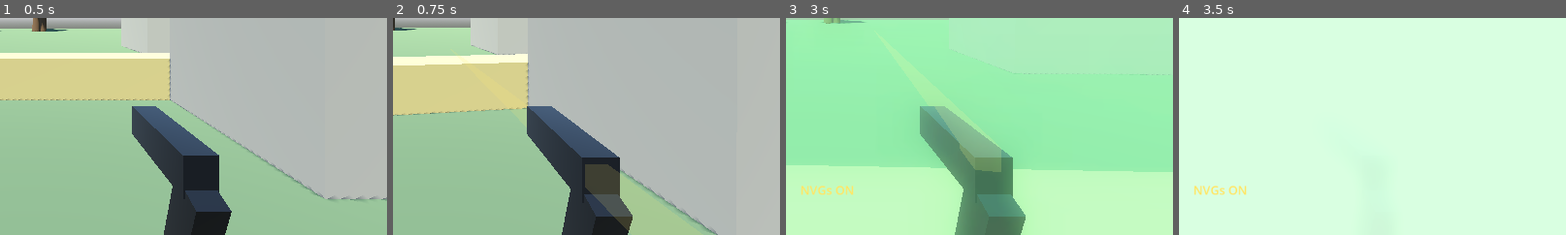
Above: before the commit, frames 1-4 (left to right).
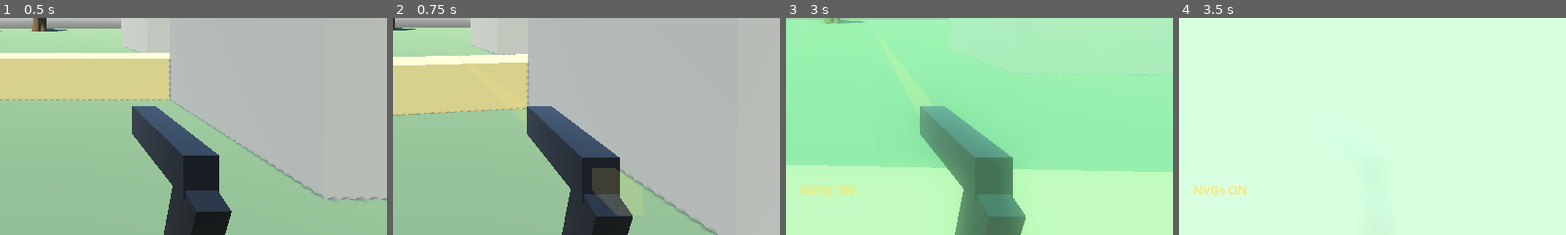
Above: after the commit, the same moments.

Repository: aepibailey/Zombie-Game
Game: Godot game, scene res://scenes/Main.tscn
The game is run twice, just before and just after one commit, with the same random seed, the same clock (stepped at 60 frames per second) and the same inputs.
Inputs (mouse positions are % of the whole screen's width and height, from its top left):
- Up to frame 1 (0.5 s): no input
- Up to frame 2 (0.75 s): tap Enter at 0.5 s; move the mouse to (55, 50) at 0.52 s; hold W from 0.53 s (still down); hold E (interact) from 0.53 s (still down); click (55, 50) at 0.67 s
- Up to frame 3 (3 s): keep holding W; move the mouse to (45, 50) at 1.27 s; release E (interact) at 1.28 s; tap Y at 1.35 s; tap Space at 2 s; move the mouse to (52, 48) at 2.02 s; tap N at 2.1 s; tap Enter at 2.75 s; move the mouse to (49, 52) at 2.77 s; tap G at 2.85 s; click (49, 52) at 2.92 s
- Up to frame 4 (3.5 s): keep holding W
The pictures show only the part of the screen within x 45-95%, y 50-100%; the shares and areas given below are measured in that part.

Frame 1 is identical in both runs. In frame 2, 0.6% of the frame differs, in the area x 49-62%, y 67-99%; in frame 3, 2.2%, in the area x 38-56%, y 40-71%; in frame 4, nothing differs.

Commit message:
Pass 05 §1-§2: fix laser origin/termination, add long-range visibility
§1 Origin and termination:
- Root cause of the floating origin: _muzzle_position() returned a hardcoded
  camera-space offset (0.2, -0.18, -0.35) matching neither the hip pose
  (~0.22, -0.22, -0.63) nor the ADS pose, and tracking neither ADS transitions
  nor recoil - so the beam started above/left of the weapon, near the eye.
  Replaced with a real "Muzzle" Marker3D parented to the viewmodel, which
  inherits the ADS pose, recoil kick and bob for free.
- Root cause of the missing terminator: the dot was a surface-aligned quad
  oriented with look_at(hit + normal), pointing its front face INTO the
  surface; with default back-face culling it was invisible from the player's
  side, so the beam appeared never to terminate.
- The raycast was returning hits correctly. The ray still originates at the
  camera and the beam is drawn muzzle -> hit, giving correct convergence.
- Laser ray now uses the gunfire mask so the dot lands on zombies too.

§2 Long-range visibility:
- Screen-space size floor for dot and beam (world size scaled by distance
  below a minimum viewport fraction) so neither goes sub-pixel across the map.
- Dot rebuilt as a billboarded, additively-blended emissive core plus a soft
  radial falloff halo, so it reads as scattered glow and blooms under NVGs.
  Billboards avoid the culling/grazing-angle failure of surface-aligned quads.
- Red dot/emission increased substantially; IR raised too but kept
  proportionally dimmer so the stealth tradeoff stays real.
- New @export tunables: dot_min_screen_frac, beam_min_screen_frac,
  dot_halo_scale, dot_halo_falloff, dot_halo_alpha.

Co-Authored-By: Claude Opus 4.8 <noreply@anthropic.com>
Claude-Session: https://claude.ai/code/session_01GYUJQnPzi923Fa9UGz9bkd

Diff:
--- a/scripts/Player.gd
+++ b/scripts/Player.gd
@@ -48,13 +48,25 @@
 # obvious tradeoff against the 10m detection rule.
 @export var laser_red_beam_radius: float = 0.012
 @export var laser_red_beam_alpha: float = 0.35
-@export var laser_red_emission: float = 4.0
-@export var laser_red_dot_size: float = 0.04
-# IR: rendered ONLY when NVGs are on. Dim, thin, disciplined.
+@export var laser_red_emission: float = 7.0
+@export var laser_red_dot_size: float = 0.075
+# IR: rendered ONLY when NVGs are on. Dimmer than red at every range, so the
+# visibility-vs-stealth tradeoff stays real.
 @export var laser_ir_beam_radius: float = 0.006
 @export var laser_ir_beam_alpha: float = 0.15
-@export var laser_ir_emission: float = 1.2
-@export var laser_ir_dot_size: float = 0.025
+@export var laser_ir_emission: float = 2.2
+@export var laser_ir_dot_size: float = 0.045
+
+# --- Long-range visibility -------------------------------------------------
+## Minimum apparent size as a fraction of viewport height. Below this the dot
+## is grown in world space so it never shrinks to sub-pixel at 60m+.
+## 0.009 ~= 10px at 1080p.
+@export var dot_min_screen_frac: float = 0.009
+@export var beam_min_screen_frac: float = 0.0016
+## Soft halo drawn behind the core: radius multiple, and how quickly it fades.
+@export var dot_halo_scale: float = 3.2
+@export var dot_halo_falloff: float = 2.2   # higher = tighter core, softer edge
+@export var dot_halo_alpha: float = 0.55
 
 # --- Weapon tuning (per-weapon stats live in WeaponData / Arsenal) --------
 ## Weapon rays hit the world (layer 1) and zombie head hitboxes (layer 3).
@@ -138,11 +150,15 @@
 var _muzzle_timer := 0.0
 var _vm_recoil := 0.0
 var _muzzle_flash: Node3D
+var _muzzle_marker: Marker3D
 var _viewmodel: Node3D
 var _laser_beam: MeshInstance3D
 var _laser_beam_mat: StandardMaterial3D
-var _laser_dot: MeshInstance3D
+var _laser_dot: Node3D
+var _laser_core: MeshInstance3D
+var _laser_halo: MeshInstance3D
 var _laser_dot_mat: StandardMaterial3D
+var _laser_halo_mat: StandardMaterial3D
 ## Set by Main when NVGs toggle — the IR laser is only rendered under NVGs.
 var nvg_active := false
 var _sfx_fire: AudioStreamPlayer
@@ -162,6 +178,10 @@
 	_build_laser()
 	_set_mouse_captured(true)
 	laser_ray.target_position = Vector3(0, 0, -LASER_MAX_DRAW)
+	# Same mask as gunfire so the dot lands on zombies (bodies + head hitboxes)
+	# and not just world geometry.
+	laser_ray.collision_mask = HIT_MASK
+	laser_ray.collide_with_areas = true
 	_build_listener()
 	_build_viewmodel()
 	_build_audio()
@@ -624,17 +644,67 @@
 	_laser_beam.visible = false
 	add_child(_laser_beam)
 
-	# Dot: a quad laid flat on the impact surface (aligned to its normal).
-	_laser_dot = MeshInstance3D.new()
-	var quad := QuadMesh.new()
-	quad.size = Vector2.ONE
-	_laser_dot.mesh = quad
-	_laser_dot.cast_shadow = GeometryInstance3D.SHADOW_CASTING_SETTING_OFF
+	# Dot: a bright core plus a soft falloff halo. Both are BILLBOARDED and
+	# additively blended so they read as scattered glow rather than a flat
+	# disc — and, critically, a billboard can't be back-face culled or vanish
+	# at grazing angles the way a surface-aligned quad does.
+	_laser_dot = Node3D.new()
 	_laser_dot.top_level = true
-	_laser_dot_mat = _laser_material()
-	_laser_dot.material_override = _laser_dot_mat
 	_laser_dot.visible = false
 	add_child(_laser_dot)
+
+	_laser_halo = MeshInstance3D.new()
+	var hquad := QuadMesh.new()
+	hquad.size = Vector2.ONE
+	_laser_halo.mesh = hquad
+	_laser_halo.cast_shadow = GeometryInstance3D.SHADOW_CASTING_SETTING_OFF
+	_laser_halo_mat = _glow_material(_radial_falloff_texture(dot_halo_falloff))
+	_laser_halo.material_override = _laser_halo_mat
+	_laser_dot.add_child(_laser_halo)
+
+	_laser_core = MeshInstance3D.new()
+	var cquad := QuadMesh.new()
+	cquad.size = Vector2.ONE
+	_laser_core.mesh = cquad
+	_laser_core.cast_shadow = GeometryInstance3D.SHADOW_CASTING_SETTING_OFF
+	_laser_dot_mat = _glow_material(_radial_falloff_texture(0.9))
+	_laser_core.material_override = _laser_dot_mat
+	_laser_dot.add_child(_laser_core)
+
+## Radial white->transparent texture. `falloff` shapes the edge: higher values
+## keep the centre solid longer and fade out more gradually.
+func _radial_falloff_texture(falloff: float) -> GradientTexture2D:
+	var g := Gradient.new()
+	g.set_offset(0, 0.0)
+	g.set_color(0, Color(1, 1, 1, 1))
+	g.set_offset(1, 1.0)
+	g.set_color(1, Color(1, 1, 1, 0))
+	# Extra midpoint so the falloff curves instead of ramping linearly.
+	var mid: float = clampf(1.0 / maxf(1.0, falloff), 0.05, 0.95)
+	g.add_point(mid, Color(1, 1, 1, 0.45))
+
+	var t := GradientTexture2D.new()
+	t.gradient = g
+	t.fill = GradientTexture2D.FILL_RADIAL
+	t.fill_from = Vector2(0.5, 0.5)
+	t.fill_to = Vector2(1.0, 0.5)
+	t.width = 64
+	t.height = 64
+	return t
+
+## Additive, unshaded, billboarded — blooms naturally under the NVG glow pass.
+func _glow_material(tex: Texture2D) -> StandardMaterial3D:
+	var m := StandardMaterial3D.new()
+	m.shading_mode = BaseMaterial3D.SHADING_MODE_UNSHADED
+	m.transparency = BaseMaterial3D.TRANSPARENCY_ALPHA
+	m.blend_mode = BaseMaterial3D.BLEND_MODE_ADD
+	m.billboard_mode = BaseMaterial3D.BILLBOARD_ENABLED
+	m.cull_mode = BaseMaterial3D.CULL_DISABLED
+	m.disable_receive_shadows = true
+	m.no_depth_test = false
+	m.albedo_texture = tex
+	m.emission_enabled = true
+	return m
 
 func _laser_material() -> StandardMaterial3D:
 	var m := StandardMaterial3D.new()
@@ -673,9 +743,13 @@
 	_laser_dot_mat.albedo_color = Color(color.r, color.g, color.b, 1.0)
 	_laser_dot_mat.emission = color
 	_laser_dot_mat.emission_energy_multiplier = emission
-
-	# The beam starts at the muzzle and STOPS at the hit — it never passes
-	# through geometry.
+	_laser_halo_mat.albedo_color = Color(color.r, color.g, color.b, dot_halo_alpha)
+	_laser_halo_mat.emission = color
+	_laser_halo_mat.emission_energy_multiplier = emission * 0.6
+
+	# The RAY comes from the camera (so it matches point of aim); the BEAM is
+	# drawn from the muzzle to that hit point. The resulting offset — large up
+	# close, converging at distance — is correct for a weapon-mounted laser.
 	var from := _muzzle_position()
 	laser_ray.force_raycast_update()
 	var hit_point: Vector3
@@ -685,6 +759,7 @@
 		hit_point = laser_ray.get_collision_point()
 		normal = laser_ray.get_collision_normal()
 	else:
+		# Nothing in range: draw to the max-range point along the ray.
 		hit_point = laser_ray.global_position + \
 			(-laser_ray.global_transform.basis.z) * LASER_MAX_DRAW
 
@@ -694,6 +769,14 @@
 		_laser_beam.visible = false
 		_laser_dot.visible = false
 		return
+
+	# Distance compensation: keep a minimum apparent size on screen so neither
+	# the beam nor the dot shrinks to sub-pixel across the map.
+	var eye := camera.global_position
+	var dot_dist := eye.distance_to(hit_point)
+	var screen_k := 2.0 * tan(deg_to_rad(camera.fov) * 0.5)
+	var core_size: float = maxf(dot_size, dot_min_screen_frac * dot_dist * screen_k)
+	var beam_radius: float = maxf(beam_r, beam_min_screen_frac * dot_dist * screen_k)
 
 	# Orient the cylinder (local +Y) along the beam.
 	_laser_beam.global_position = from + seg * 0.5
@@ -702,28 +785,27 @@
 		up_ref = Vector3.RIGHT
 	_laser_beam.look_at(hit_point, up_ref)
 	_laser_beam.rotate_object_local(Vector3.RIGHT, PI * 0.5)
-	_laser_beam.scale = Vector3(beam_r, length, beam_r)
+	_laser_beam.scale = Vector3(beam_radius, length, beam_radius)
 	_laser_beam.visible = true
 
-	# Dot sits on the surface, facing along its normal, nudged off the face to
-	# avoid z-fighting.
+	# Dot: billboarded core + halo, nudged off the surface to avoid z-fighting.
+	# Only drawn where the beam actually terminates on geometry.
 	if hit_something:
-		_laser_dot.global_position = hit_point + normal * 0.01
-		var dot_up := Vector3.UP
-		if absf(normal.dot(Vector3.UP)) > 0.99:
-			dot_up = Vector3.RIGHT
-		_laser_dot.look_at(hit_point + normal, dot_up)
-		_laser_dot.scale = Vector3(dot_size, dot_size, 1.0)
+		_laser_dot.global_position = hit_point + normal * 0.02
+		_laser_core.scale = Vector3(core_size, core_size, 1.0)
+		_laser_halo.scale = Vector3(core_size * dot_halo_scale, core_size * dot_halo_scale, 1.0)
 		_laser_dot.visible = true
 	else:
 		_laser_dot.visible = false
 
 # --- Tracer ---------------------------------------------------------------
-# Approximate muzzle: offset down/right/forward of the eye so the tracer reads
-# as coming from a held pistol rather than the centre of the screen.
+## The true muzzle, taken from the Muzzle marker on the viewmodel. Because the
+## marker is a child of the viewmodel it inherits the ADS pose, the recoil kick
+## and any bob for free — the origin stays welded to the weapon.
 func _muzzle_position() -> Vector3:
-	var b := camera.global_transform.basis
-	return camera.global_position + b * Vector3(0.2, -0.18, -0.35)
+	if _muzzle_marker:
+		return _muzzle_marker.global_position
+	return camera.global_position   # pre-_ready fallback
 
 func _spawn_tracer(from: Vector3, to: Vector3) -> void:
 	var length := from.distance_to(to)
@@ -816,6 +898,14 @@
 	grip.position = Vector3(0, -0.08, 0.04)
 	grip.rotation_degrees = Vector3(18, 0, 0)
 	_viewmodel.add_child(grip)
+
+	# Muzzle marker: the authoritative origin for the laser beam and tracers.
+	# As a child of the viewmodel it inherits the ADS pose, recoil and bob, so
+	# the beam stays welded to the weapon in every state.
+	_muzzle_marker = Marker3D.new()
+	_muzzle_marker.name = "Muzzle"
+	_muzzle_marker.position = Vector3(0, 0.005, -0.17)
+	_viewmodel.add_child(_muzzle_marker)
 
 	# Muzzle flash lives at the front of the slide so recoil carries it.
 	_muzzle_flash = Node3D.new()
Not shown, changed: PROJECT_SPEC.md
